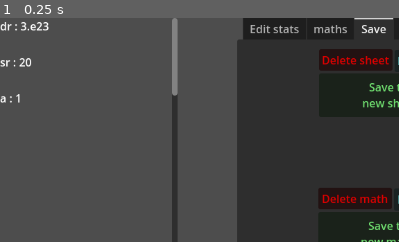
Above: before the commit, frame 1.
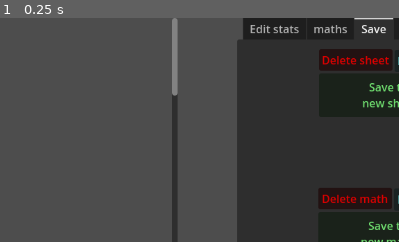
Above: after the commit, the same moment.

Repository: Random31234/huge-numbers-2.0
Game: Godot game, scene res://scenes/main.tscn
Two runs of this game, one before a commit and one after it. Both use one fixed random seed, a clock stepped at 60 frames per second and the inputs below.
Inputs:
- Up to frame 1 (0.25 s): no input
The pictures show only the part of the screen within x 0-50%, y 0-50%; the shares and areas given below are measured in that part.

The runs differ from the first frame. In frame 1, 0.4% of the frame differs, in the area x 0-13%, y 1-38%.

Commit message:
Import sheets set
Final set of bug testing required

Diff:
--- a/scenes/main.tscn
+++ b/scenes/main.tscn
@@ -1,10 +1,9 @@
-[gd_scene load_steps=24 format=3 uid="uid://bsvg48syefxe0"]
+[gd_scene load_steps=20 format=3 uid="uid://bsvg48syefxe0"]
 
 [ext_resource type="Script" path="res://scripts/Stats.gd" id="1_7y165"]
 [ext_resource type="Script" path="res://scripts/enablerDisabler.gd" id="1_pq12d"]
 [ext_resource type="Script" path="res://scripts/Mathematics scripts/maths.gd" id="2_0oss8"]
 [ext_resource type="Script" path="res://scripts/documentation.gd" id="2_xlgaw"]
-[ext_resource type="Script" path="res://scripts/bigNumber.gd" id="4_kxll6"]
 [ext_resource type="Script" path="res://scripts/editStats/editStats.gd" id="5_scl5u"]
 [ext_resource type="Script" path="res://scripts/editStats/CreateStatScripts/createStatLegacy.gd" id="6_p6lff"]
 [ext_resource type="Script" path="res://scripts/editStats/CreateStatScripts/createStatNew.gd" id="7_eucbd"]
@@ -21,21 +20,6 @@
 [ext_resource type="Script" path="res://scripts/Save systems/saveSheet.gd" id="17_c7sd8"]
 [ext_resource type="Script" path="res://scripts/Save systems/saveMath.gd" id="18_7kus2"]
 
-[sub_resource type="Resource" id="Resource_36vgc"]
-script = ExtResource("4_kxll6")
-mantissa = 3.0
-exponent = 23
-
-[sub_resource type="Resource" id="Resource_urerf"]
-script = ExtResource("4_kxll6")
-mantissa = 2.0
-exponent = 1
-
-[sub_resource type="Resource" id="Resource_37l18"]
-script = ExtResource("4_kxll6")
-mantissa = 1.0
-exponent = 0
-
 [node name="Control" type="Control"]
 layout_mode = 3
 anchors_preset = 15
@@ -66,8 +50,6 @@
 
 [node name="stat Storage Node" type="Node" parent="." node_paths=PackedStringArray("statBox", "errorBox", "maths")]
 script = ExtResource("1_7y165")
-names = Array[String](["dr", "sr", "a"])
-values = Array[ExtResource("4_kxll6")]([SubResource("Resource_36vgc"), SubResource("Resource_urerf"), SubResource("Resource_37l18")])
 statBox = NodePath("../stats scroll container/VBoxContainer")
 errorBox = NodePath("../Print node/TextEdit")
 maths = NodePath("../math Storage Node")
--- a/scripts/Save systems/saveSheet.gd
+++ b/scripts/Save systems/saveSheet.gd
@@ -41,7 +41,7 @@
 		s.values.clear()
 		for z in d["stats"]:
 			s.names.append(z)
-			s.values.append(Big.new())
+			s.values.append(Big.new(d["stats"][z]))
 	if(d.has("maths")):
 		m.maths.clear()
 		var st:Array[String]
--- a/scripts/Stats.gd
+++ b/scripts/Stats.gd
@@ -107,7 +107,7 @@
 
 	values.append(b)
 	updateStats()
-
+	emit_signal("updateList",names)
 
 func manipulateStat(index:int,funcIndex:int,b:Big):
 
@@ -142,8 +142,10 @@
 			names.remove_at(index)
 			emit_signal("updateList",names)
 	updateStats()
+	emit_signal("updateList",names)
 
 
 func swappableT(b:bool):
 	swappable = b
 	updateStats()
+	emit_signal("updateList",names)
